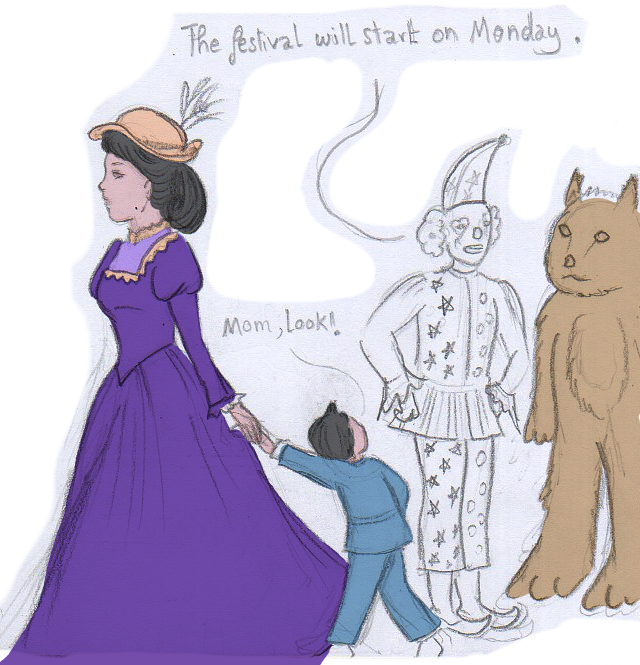
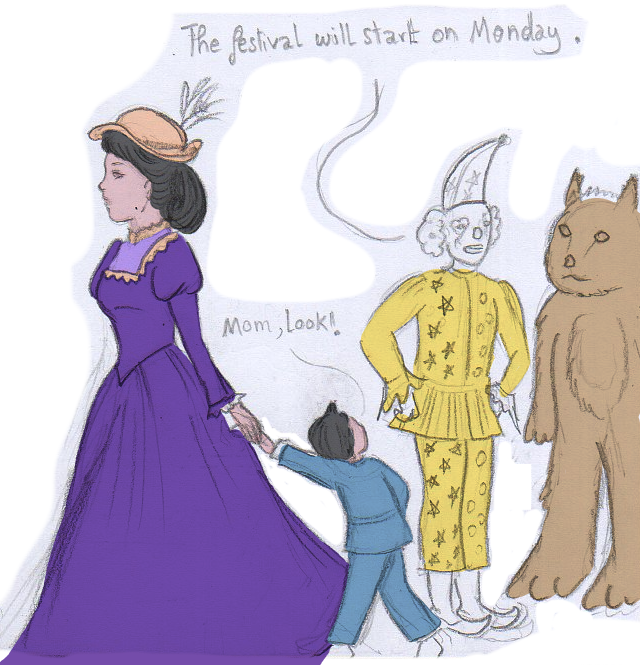
Comparing the layer stacks of the two 640px x 665px images. Changes:
painted on "pencils" over (259, 268, 593, 633)
painted on "fg" over (259, 268, 593, 633)
